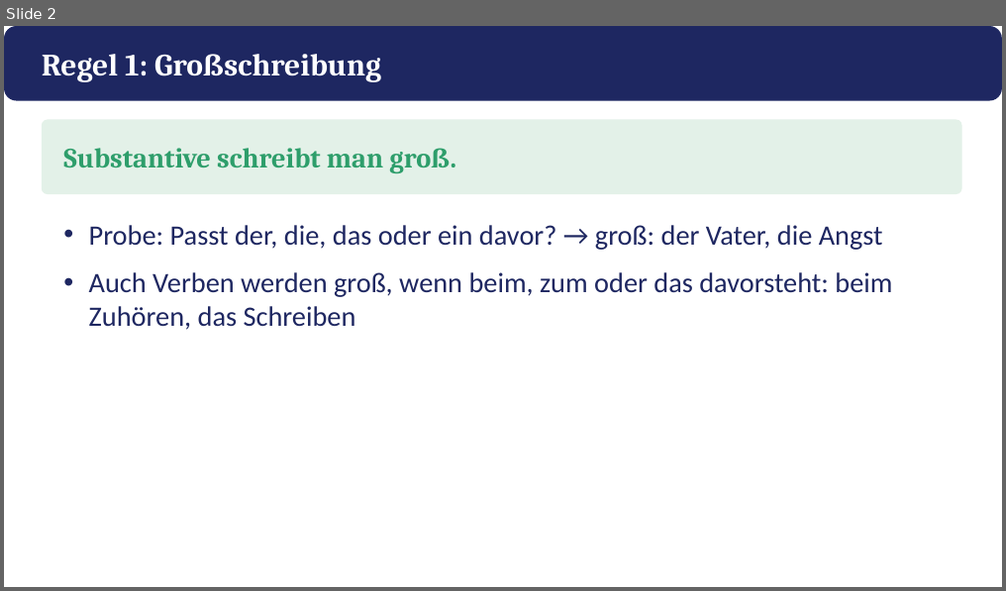
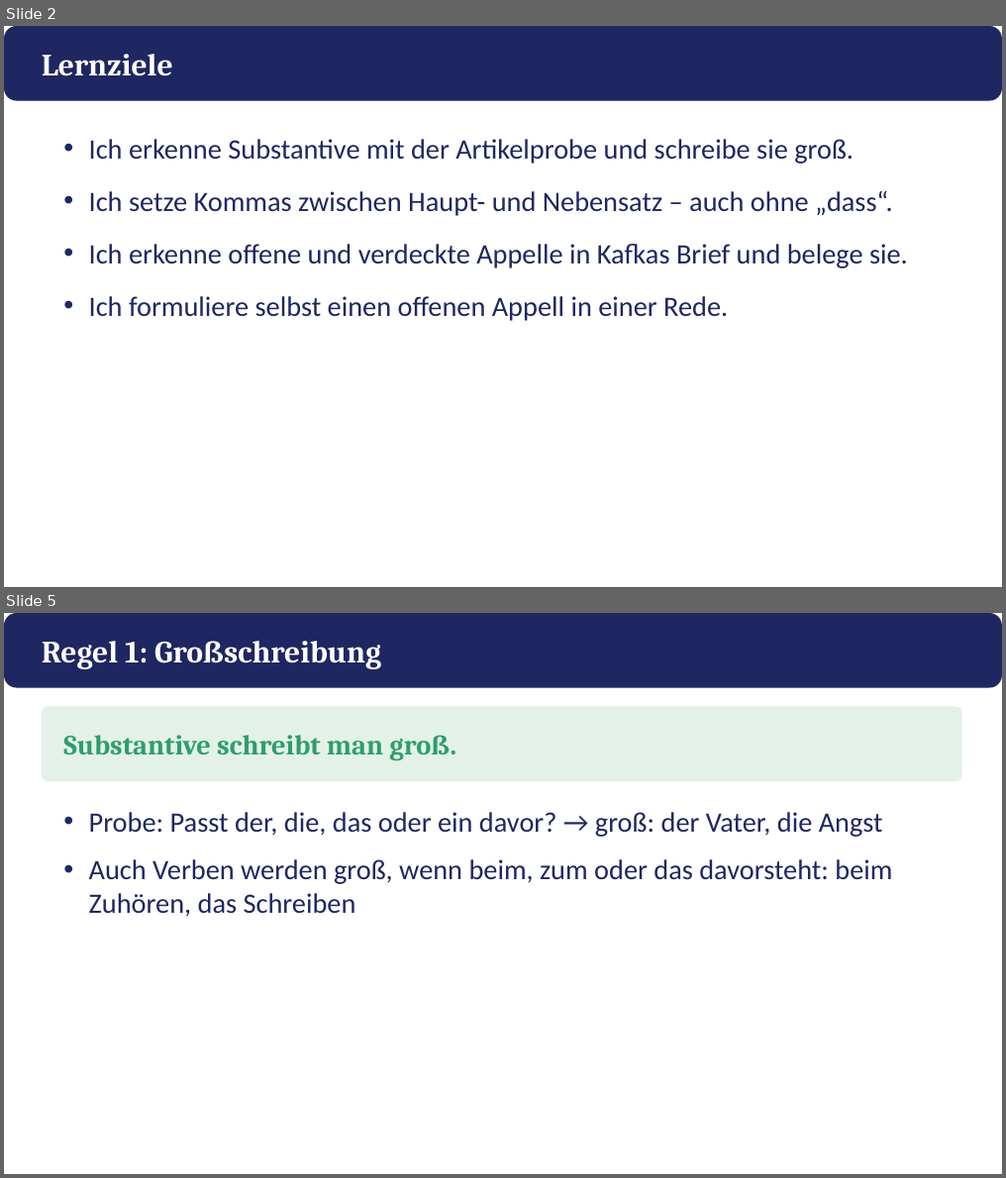
Before and after one commit to golzkonstantin-gif/Schule, a slide deck: Deutsch_11/Kafka_Appell/Praesentation_Kafkas_Appell.pptx. Shown one above the other, each under a label of ours: slide 2 before the commit, slides 2 and 5 after it; the slides between them are not shown. The pictures are 1006x591 and 1006x1178 pixels, drawn with LibreOffice and Linux fonts; fonts in the diff are those of the drawing. Boxes give left, top, right and bottom in pixels: in the first picture for what was removed or moved away, otherwise in the second. Text is boxed around its words. In the diff, an @@ line names an element or a change of style, - is before the commit and + after.

```diff
--- a/Deutsch_11/Kafka_Appell/Praesentation_Kafkas_Appell.pptx
+++ b/Deutsch_11/Kafka_Appell/Praesentation_Kafkas_Appell.pptx
@@ slide 2 added at bbox=[4, 26, 1002, 587], background #FFFFFF @@
@@ rounded rectangle added at bbox=[4, 26, 1002, 101], fill #1E2761 @@
@@ text added at bbox=[42, 54, 173, 76], 30 pt, text #FFFFFF, bold @@
+Lernziele
@@ text added at bbox=[89, 139, 908, 321], 27 pt, text #1E2761 @@
+• Ich erkenne Substantive mit der Artikelprobe und schreibe sie groß.
+• Ich setze Kommas zwischen Haupt- und Nebensatz – auch ohne „dass“.
+• Ich erkenne offene und verdeckte Appelle in Kafkas Brief und belege sie.
+• Ich formuliere selbst einen offenen Appell in einer Rede.
@@ what was slide 2 is now slide 5 @@
```
Also in this commit, not shown: 6 slides changed, 5 other slides added, 1 slide removed, 15 other files.
